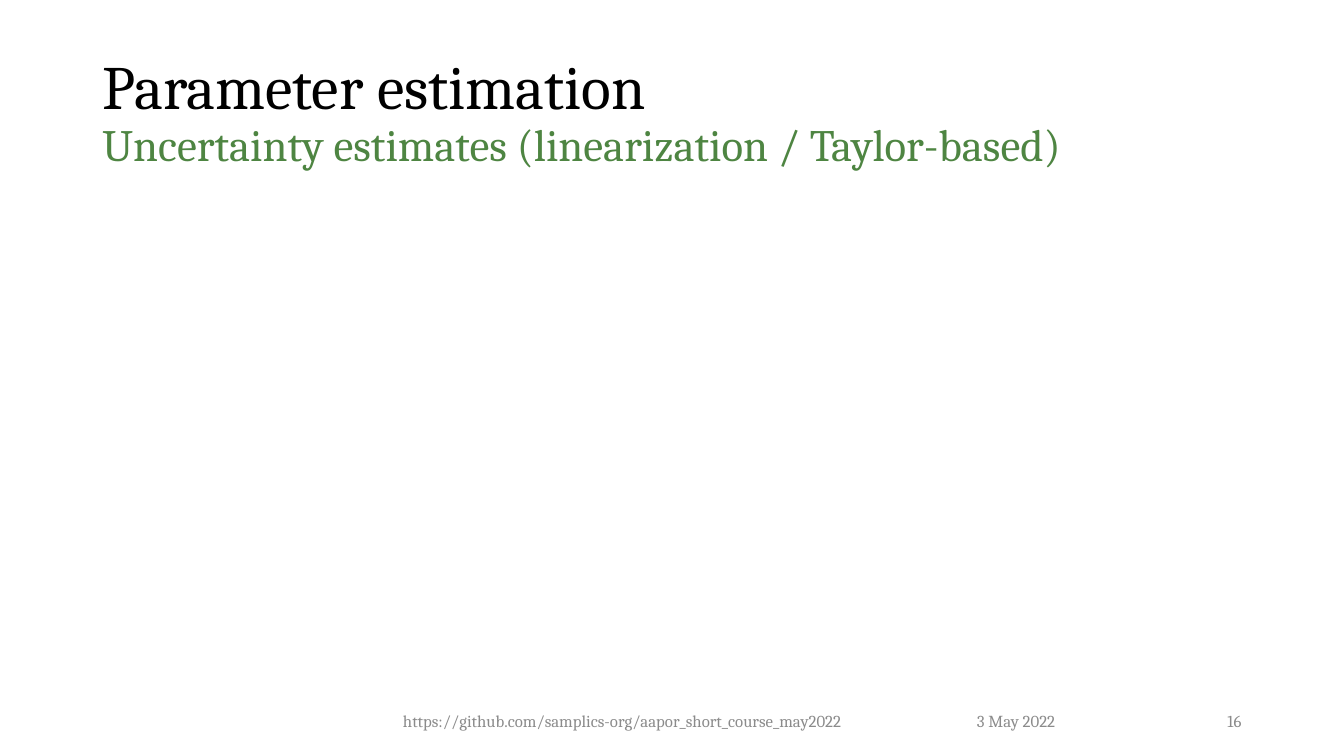
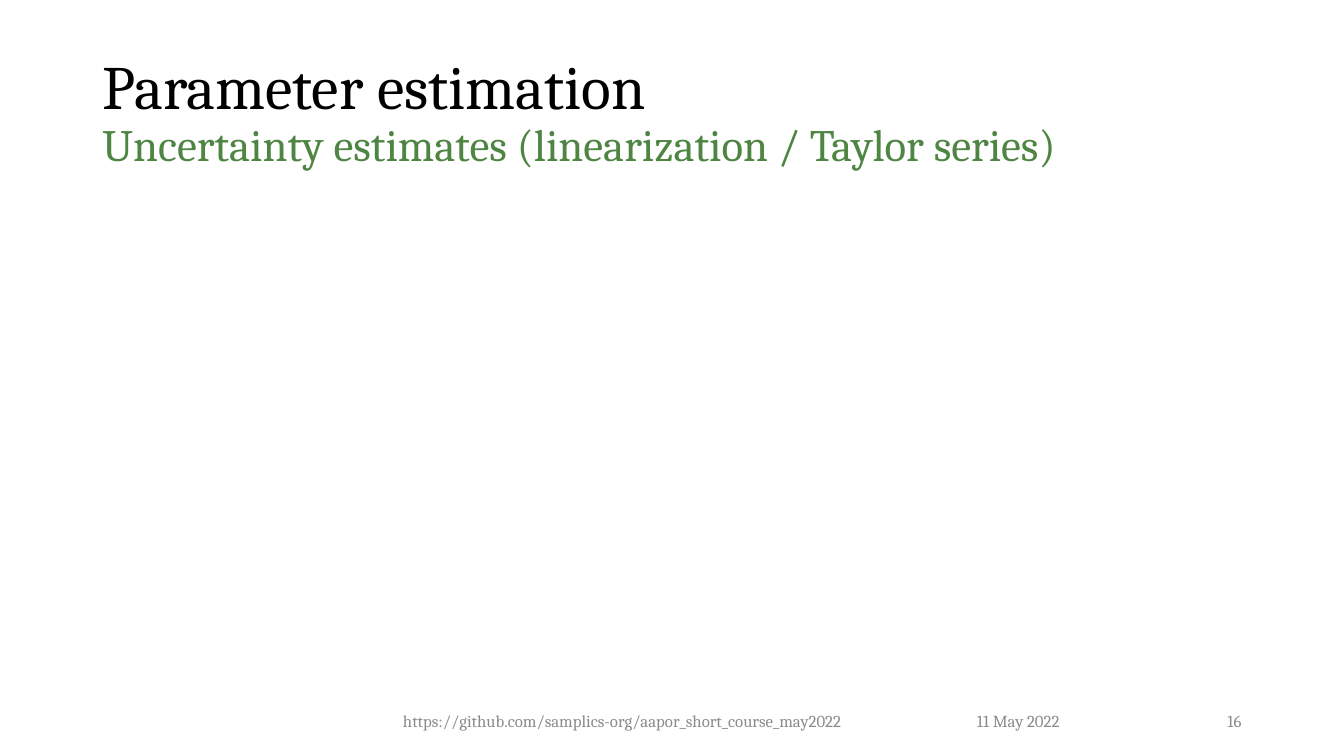
Before and after one commit to dalerhoda/aapor_short_course_may2022, a slide deck: slide 16 of notebooks/html/4_Introduction_to_Sampling.pptx. Drawn at 1344x756 pixels with LibreOffice and Linux fonts; fonts in the diff are those of the drawing; grey boxes stand for pictures; background and template pictures are left out. Boxes give left, top, right and bottom in pixels: in the first picture for what was removed or moved away, otherwise in the second. Text is boxed around its words. In the diff, an @@ line names an element or a change of style, - is before the commit and + after.

```diff
--- a/notebooks/html/4_Introduction_to_Sampling.pptx
+++ b/notebooks/html/4_Introduction_to_Sampling.pptx
@@ title at (102,68,1056,171): text changed @@
-Parameter estimation
-Uncertainty estimates (linearization / Taylor-based)
+Parameter estimation
+Uncertainty estimates (linearization / Taylor series)
@@ text at (977,716,1059,731): text changed @@
-3 May 2022
+11 May 2022
```
Also in this commit, not shown: 14 other slides changed, 4 slides added, 11 other files.
